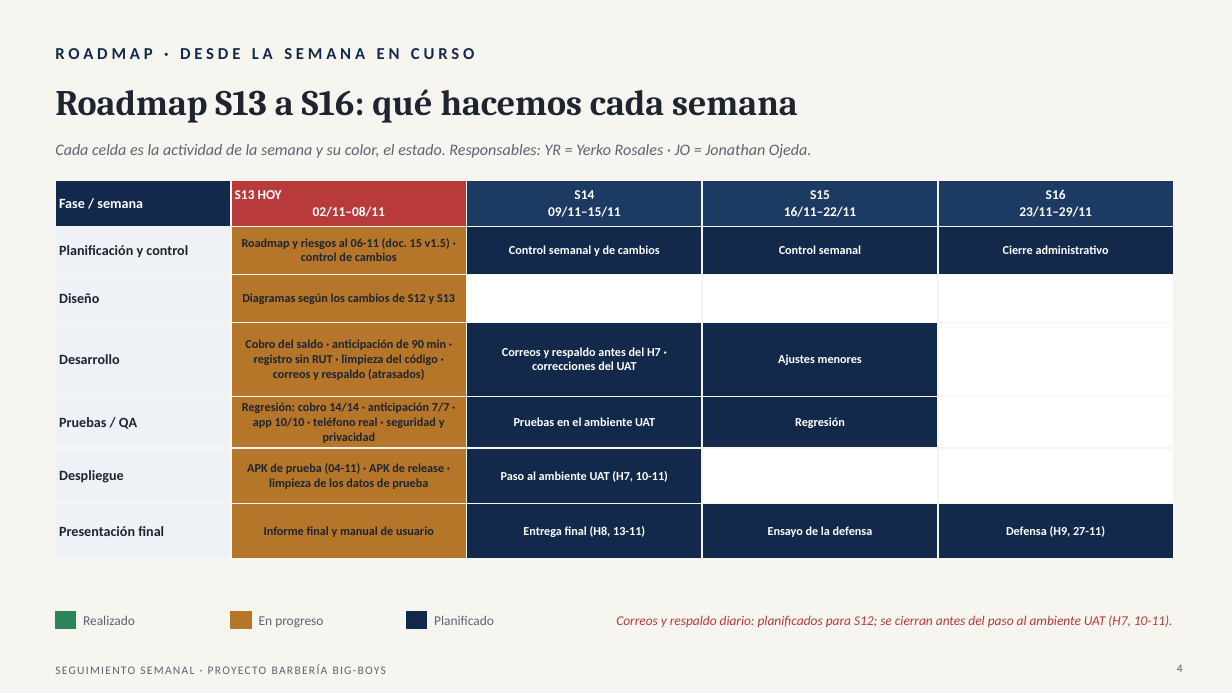
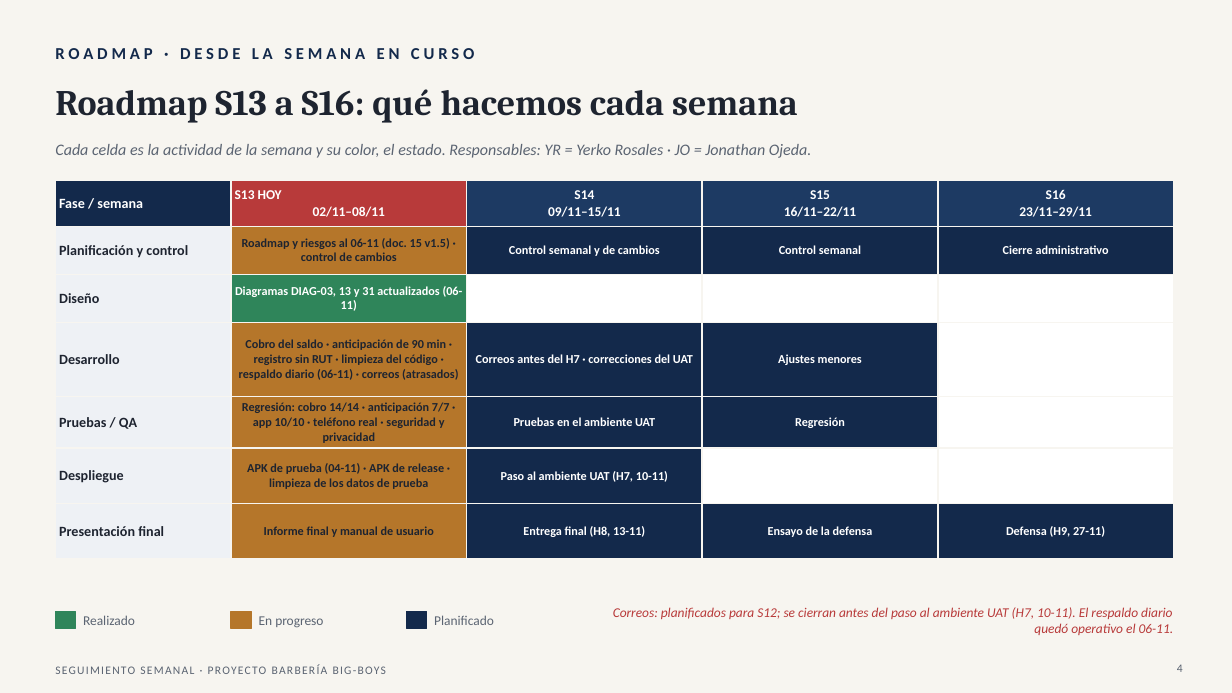
Before and after one commit to Yerko-Rosales/Proyecto_Barberia, a slide deck: slide 4 of Fase 2/Seguimiento semanal/Seguimiento_Roadmap_Proyecto_Barberia_06-11.pptx. Drawn at 1232x693 pixels with LibreOffice and Linux fonts; fonts in the diff are those of the drawing. Boxes give left, top, right and bottom in pixels: in the first picture for what was removed or moved away, otherwise in the second. Text is boxed around its words. In the diff, an @@ line names an element or a change of style, - is before the commit and + after.

Commit message:
Seguimiento 06-11: estado al cierre del día
- Respaldo diario operativo con restauración probada y contraseña de Gmail fuera de la APK (láminas 2, 4, 5, 13 y 14); solo los correos siguen atrasados.
- Diagramas marcados como realizados (láminas 2 a 4) y miniaturas de DIAG-03 y DIAG-13 actualizadas; DAS v3.3 (lámina 6).
- Casos de uso al 06-11: 29 de 41 funcionan sobre la base de datos real y 2 en forma parcial (lámina 7).
- Notas del orador ajustadas.

```diff
--- a/Fase 2/Seguimiento semanal/Seguimiento_Roadmap_Proyecto_Barberia_06-11.pptx
+++ b/Fase 2/Seguimiento semanal/Seguimiento_Roadmap_Proyecto_Barberia_06-11.pptx
@@ table at (x1=55, y1=180, x2=1174, y2=555) @@
-row 3, column 2: Diagramas según los cambios de S12 y S13
+row 3, column 2: Diagramas DIAG-03, 13 y 31 actualizados (06-11)
-row 4, column 2: Cobro del saldo · anticipación de 90 min · registro sin RUT · limpieza del código · correos y respaldo (atrasados)
+row 4, column 2: Cobro del saldo · anticipación de 90 min · registro sin RUT · limpieza del código · respaldo diario (06-11) · correos (atrasados)
-row 4, column 3: Correos y respaldo antes del H7 · correcciones del UAT
+row 4, column 3: Correos antes del H7 · correcciones del UAT
@@ fill #B5762A to #2F855A in row 3, column 2 @@
@@ text at (x1=613, y1=607, x2=1174, y2=635): text changed @@
-Correos y respaldo diario: planificados para S12; se cierran antes del paso al ambiente UAT (H7, 10-11).
+Correos: planificados para S12; se cierran antes del paso al ambiente UAT (H7, 10-11). El respaldo diario quedó operativo el 06-11.
```
Also in this commit, not shown: 7 other slides changed.
